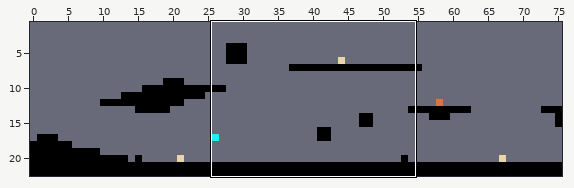
LDtk project: design/level0.ldtk. Above: a wide view before the commit, with the close-up outlined.
Close-up. Old version:
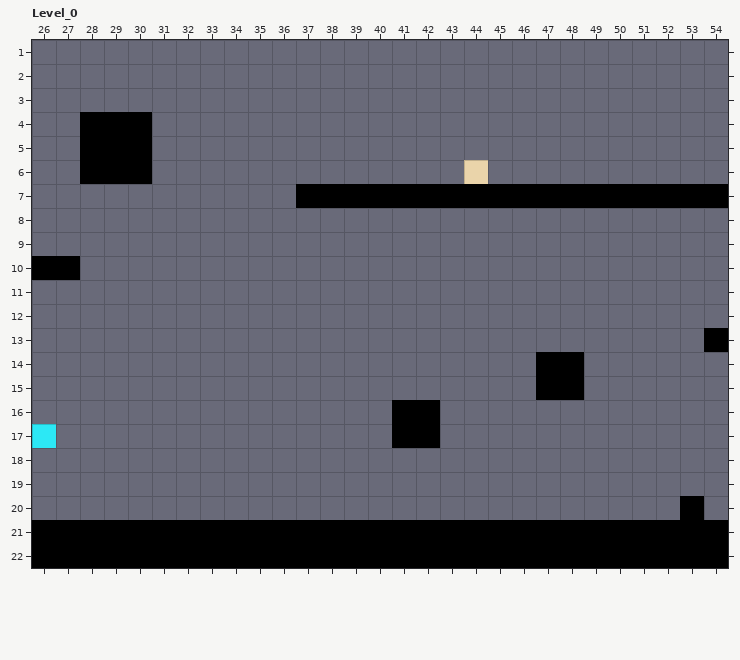
Cells are 8x8 px. Shown: Level_0 x 26..54, y 1..22. The commit also changed other parts of the map, which this record leaves out.
After:
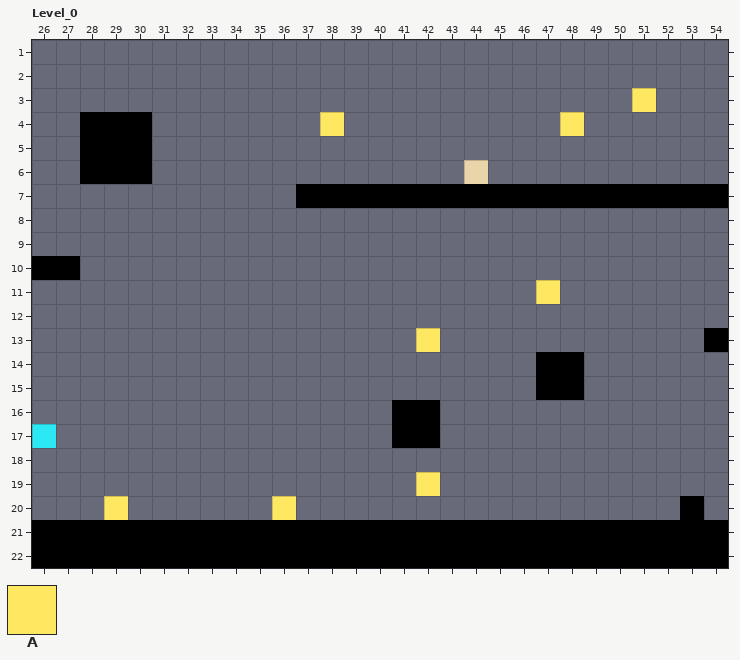
Key: from "IntGrid": A 5 "coin".
_ is an empty cell.
From old to new:
Layer "IntGrid":
y 3: x 51 _ -> A
y 4: x 38 _ -> A; x 48 _ -> A
y 11: x 47 _ -> A
y 13: x 42 _ -> A
y 19: x 42 _ -> A
y 20: x 29 _ -> A; x 36 _ -> A
